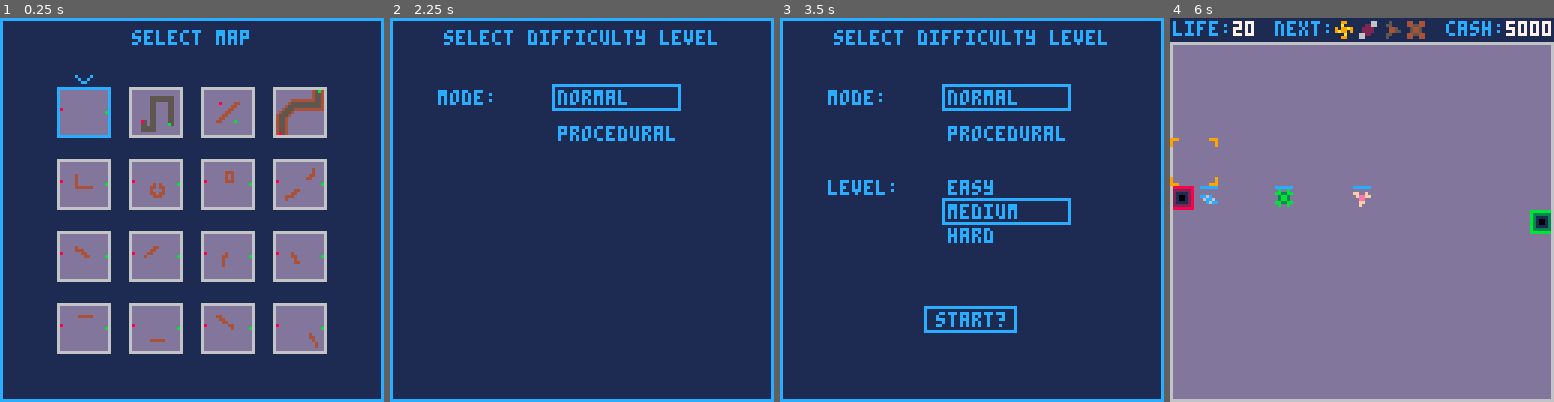
Above: before the commit, frames 1-4 (left to right).
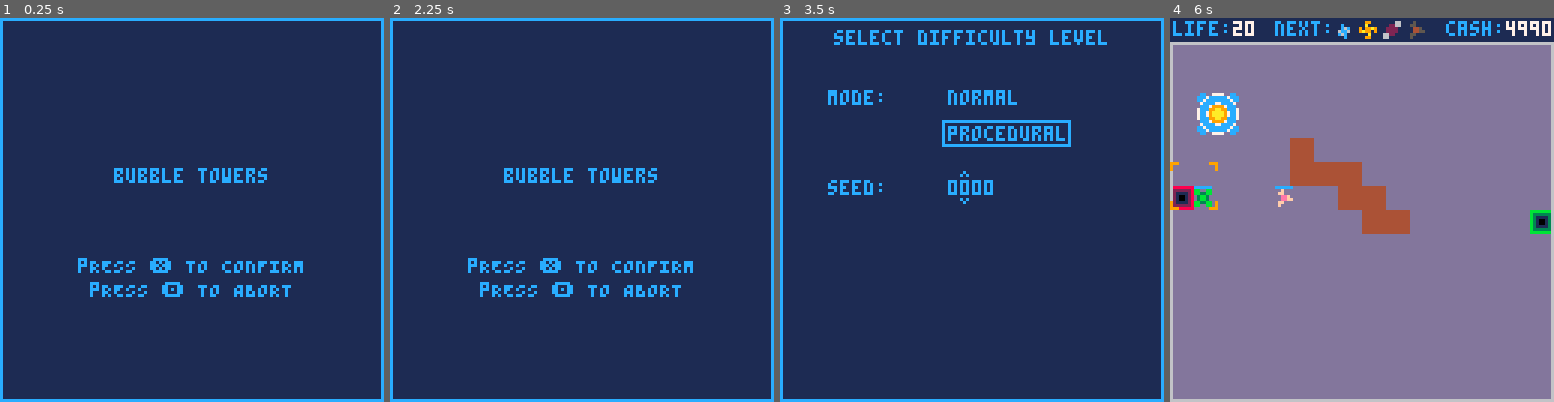
Above: after the commit, the same moments.

Repository: langchr86/pico-bubble-towers
Game: PICO-8 cartridge pico-proto.p8
Two runs of this game, one before a commit and one after it. Both use one fixed random seed, a clock stepped at 60 frames per second and the inputs below.
Inputs:
- Up to frame 1 (0.25 s): no input
- Up to frame 2 (2.25 s): tap O (Z key) at 0.33, 0.7, 1.43, 2.22 s; tap X (X key) at 1.07, 2.07 s; hold Left from 1.97 s (still down)
- Up to frame 3 (3.5 s): release Left at 2.37 s; tap X (X key) every 0.33 s from 2.4 to 3.4 s; hold Down 2.42-2.82 s; hold Right from 2.87 s (still down); tap O (Z key) at 3.1 s
- Up to frame 4 (6 s): release Right at 3.53 s; hold Up 3.58-4.08 s; tap X (X key) every 0.33 s from 3.73 to 5.73 s; tap O (Z key) at 3.98, 4.87, 5.75 s; hold Right 4.13-4.53 s; hold Down 4.58-5.08 s; hold Left 5.13-5.8 s; hold Up from 5.85 s (still down)

The runs differ from the first frame. In frame 1, 31% of the frame differs, in the area x 14-86%, y 3-88%; in frame 2, 5.2%; in frame 3, 3.6%; in frame 4, 5.5%.

Commit message:
add start screen with minimalistic background music during GameSession

Diff:
--- a/pico-proto.p8
+++ b/pico-proto.p8
@@ -30,6 +30,7 @@
 #include src/game_session.lua
 #include src/difficulty_selection.lua
 #include src/map_selection.lua
+#include src/start_screen.lua
 #include src/pico-proto.lua
 
 __gfx__
--- a/src/enemy.lua
+++ b/src/enemy.lua
@@ -75,7 +75,7 @@
 function Enemy:Hit(bullet)
   del(self.bullet_list, bullet)
   self:Damage(bullet.damage)
-  sfx(0x12)
+  sfx(0x12, -1)
 end
 
 ---@param damage number
--- a/src/game_session.lua
+++ b/src/game_session.lua
@@ -44,6 +44,8 @@
   assert(instance:CalculateGhostPath())
   instance:PrepareCursorMenu()
 
+  music(11,120)
+
   return instance
 end
 
@@ -182,7 +184,7 @@
   next_wave:Start(start_point, self.enemy_path, self.ghost_path)
 
   add(self.active_wave_list, next_wave)
-  sfx(0x11)
+  sfx(0x11, -1)
 end
 
 function GameSession:TrySpawnEnemy()
@@ -328,7 +330,7 @@
       del(self.enemy_list, enemy)
       self.player_life = self.player_life - 1
       self:StartScreenshake()
-      sfx(0x10)
+      sfx(0x10, -1)
     end
   end
 
--- a/src/map_selection.lua
+++ b/src/map_selection.lua
@@ -4,7 +4,7 @@
 ---@field map_index number
 ---@field map_count number
 ---@field minimaps Minimap[]
----@field level_selection DifficultySelection
+---@field next_session any
 MapSelection = {}
 MapSelection.__index = MapSelection
 
@@ -55,18 +55,19 @@
 end
 
 function MapSelection:PressO()
+  self.next_session = StartScreen:New()
 end
 
 function MapSelection:PressX()
   local top_left_tile = self.CalculateLevelOrigin(self.map_index)
   Map:SetOffset(top_left_tile)
 
-  self.level_selection = DifficultySelection:New()
+  self.next_session = DifficultySelection:New()
 end
 
 function MapSelection:Update()
-  if self.level_selection then
-    return self.level_selection
+  if self.next_session then
+    return self.next_session
   else
     return self
   end
--- a/src/pico-proto.lua
+++ b/src/pico-proto.lua
@@ -10,11 +10,9 @@
   poke(0x5f5d, 2) -- set the repeating delay.
 
   menu:Update()
-
-  music(0,120)
 end
 
-local active_session = MapSelection:New()
+local active_session = StartScreen:New()
 
 ---@type boolean
 g_show_debug_info = false
--- /dev/null
+++ b/src/start_screen.lua
@@ -0,0 +1,56 @@
+-- Copyright 2024 by Christian Lang is licensed under CC BY-NC-SA 4.0
+
+---@class StartScreen
+---@field next_session any
+StartScreen = {}
+StartScreen.__index = StartScreen
+
+---@return StartScreen
+function StartScreen:New()
+  local o = {
+    next_session = nil,
+  }
+
+  local instance = --[[---@type StartScreen]] setmetatable(o, self)
+  instance:Init()
+  return instance
+end
+
+function StartScreen:Init()
+  music(0,120)
+end
+
+function StartScreen:MoveUp()
+end
+
+function StartScreen:MoveDown()
+end
+
+function StartScreen:MoveLeft()
+end
+
+function StartScreen:MoveRight()
+end
+
+function StartScreen:PressO()
+end
+
+function StartScreen:PressX()
+  self.next_session = MapSelection:New()
+end
+
+function StartScreen:Update()
+    if self.next_session then
+    return self.next_session
+  else
+    return self
+  end
+end
+
+function StartScreen:Draw()
+  rectfill(0, 0, 127, 127, 1)
+  rect(0, 0, 127, 127, 12)
+  PrintCenterX("bubble towers", 50, 12)
+  PrintCenterX("pRESS ❎ TO CONFIRM", 80, 12)
+  PrintCenterX("pRESS 🅾️ TO ABORT", 88, 12)
+end
Not shown, changed: the music (__music__) section of pico-proto.p8
